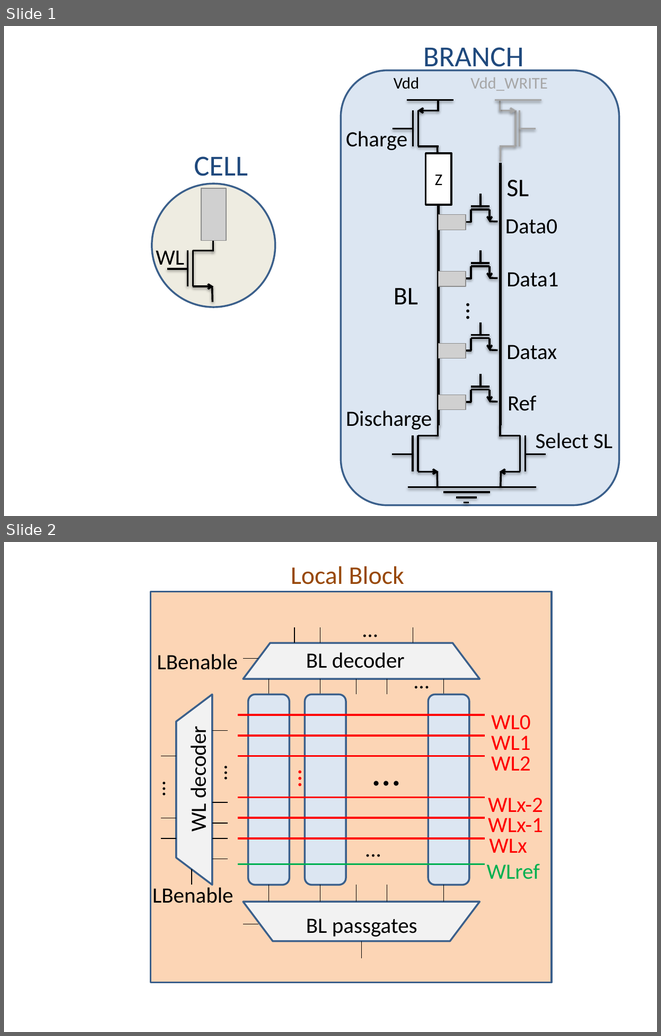
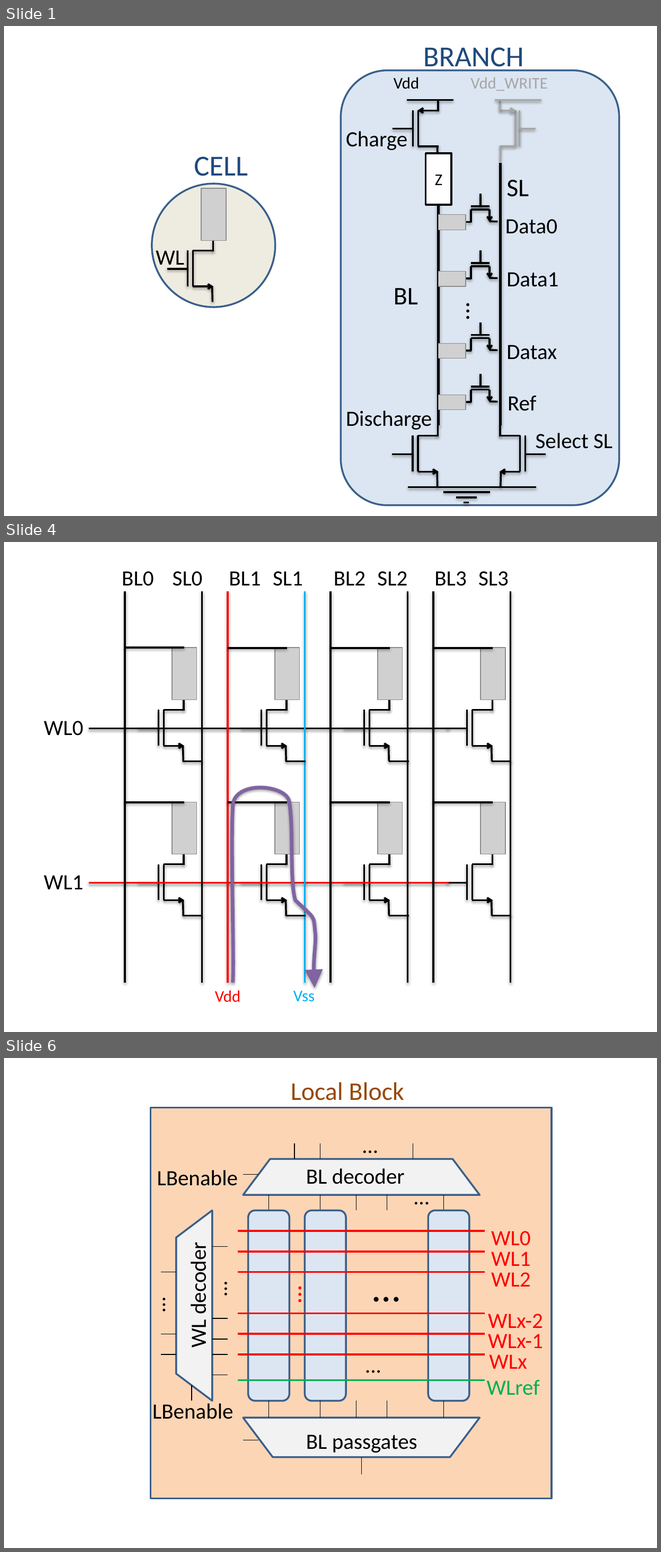
Before and after one commit to alexander-standaert/Thesis-Design-of-RRam, a slide deck: Thesis/fig/figure presentation.pptx. Shown one above the other, each under a label of ours: slides 1 and 2 before the commit, slides 1, 4 and 6 after it; the slides between them are not shown. The pictures are 661x1036 and 661x1552 pixels, drawn with LibreOffice and Linux fonts; fonts in the diff are those of the drawing; grey boxes stand for pictures. Boxes give left, top, right and bottom in pixels: in the first picture for what was removed or moved away, otherwise in the second. Text is boxed around its words. In the diff, an @@ line names an element or a change of style, - is before the commit and + after.

```diff
--- a/Thesis/fig/figure presentation.pptx
+++ b/Thesis/fig/figure presentation.pptx
@@ slide 4 added at (x1=4, y1=542, x2=657, y2=1032), background #FFFFFF @@
@@ group added at (x1=44, y1=571, x2=511, y2=982): 74 lines, 10 texts, 8 arrows, 8 pictures @@
+WL0
+WL1
+BL0
+SL0
+BL1
+SL1
+BL2
+SL2
+BL3
+SL3
@@ freeform shape added at (x1=231, y1=779, x2=317, y2=987), outline #8064A2 4 pt @@
@@ text added at (x1=215, y1=990, x2=240, y2=1002), 18 pt, text #FF0000 @@
+Vdd
@@ text added at (x1=293, y1=987, x2=315, y2=1002), 18 pt, text #00B0F0 @@
+Vss
@@ what was slide 2 is now slide 6 @@
```
Also in this commit, not shown: 3 other slides added, 5 other files.
